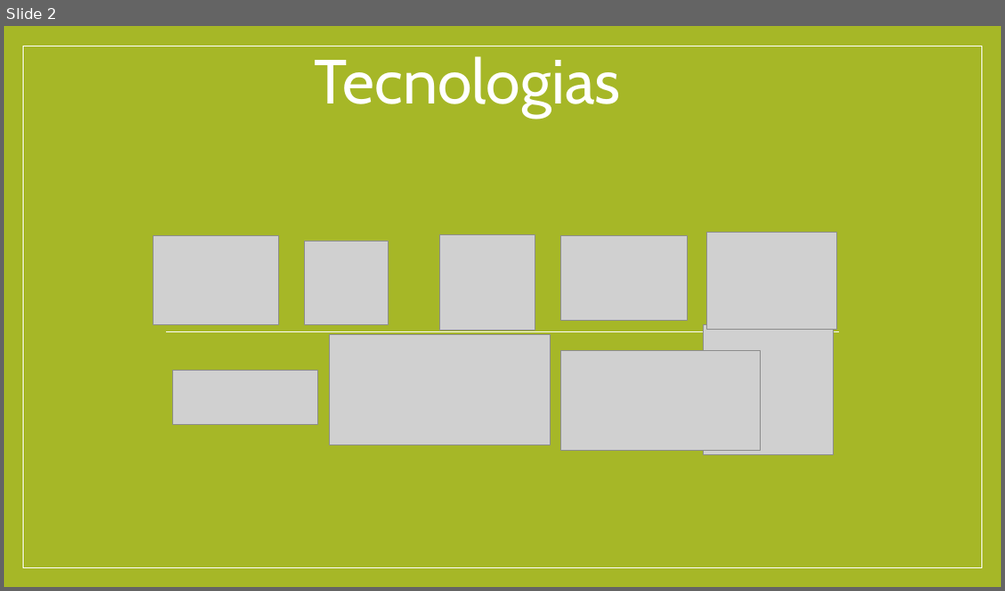
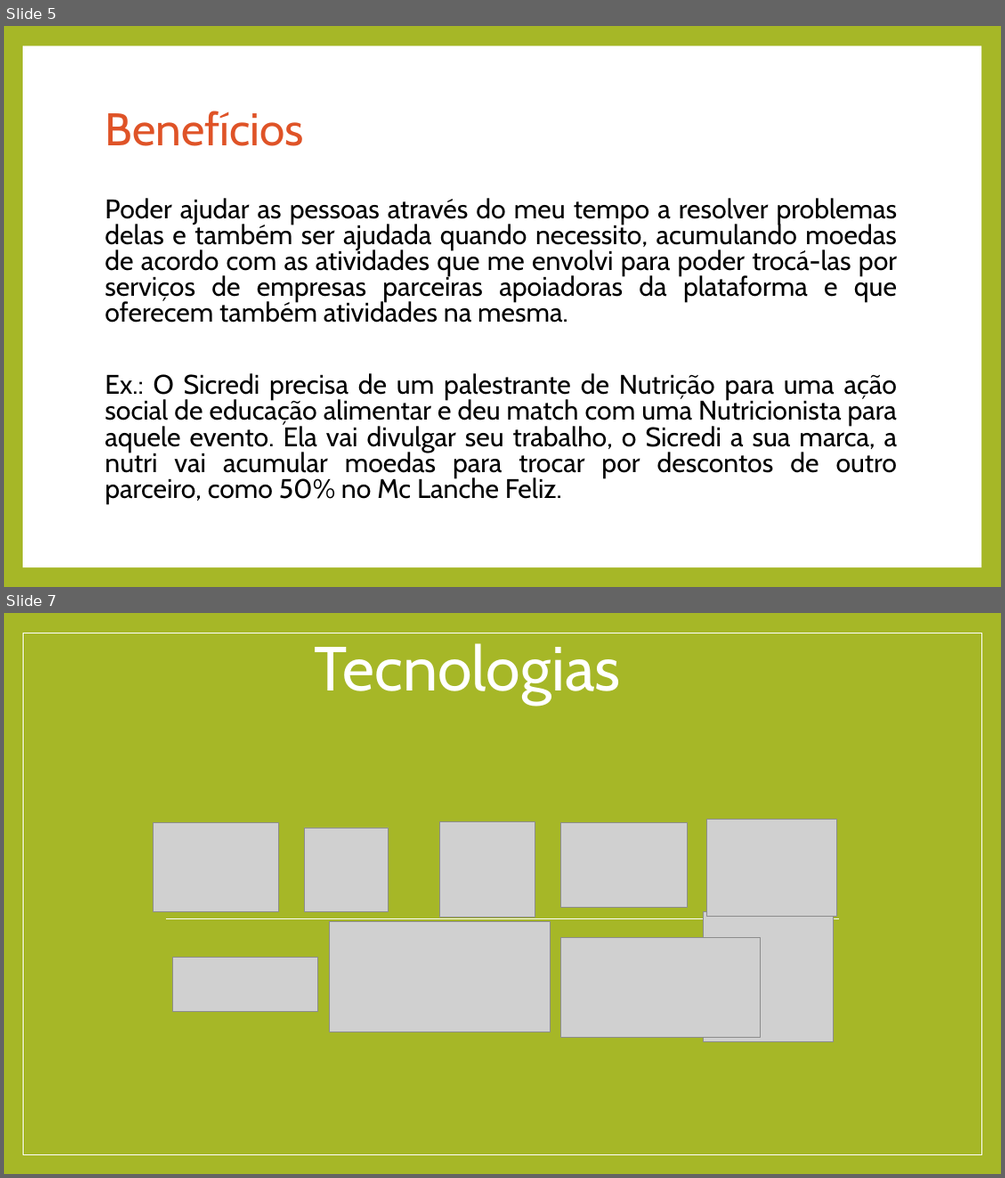
Before and after one commit to MateusPasqualini/Cardume, a slide deck: docsGerais/tec.pptx. Shown one above the other, each under a label of ours: slide 2 before the commit, slides 5 and 7 after it; the slides between them are not shown. The pictures are 1005x591 and 1005x1178 pixels, drawn with LibreOffice and Linux fonts; fonts in the diff are those of the drawing; grey boxes stand for pictures. Boxes give left, top, right and bottom in pixels: in the first picture for what was removed or moved away, otherwise in the second. Text is boxed around its words. In the diff, an @@ line names an element or a change of style, - is before the commit and + after.

```diff
--- a/docsGerais/tec.pptx
+++ b/docsGerais/tec.pptx
@@ slide 5 added at [4, 26, 1001, 587], background #A6B727 @@
@@ rectangle added at [23, 46, 981, 567], fill #FFFFFF @@
@@ title added at [105, 111, 303, 146], 44 pt, text #DF5327 @@
+Benefícios
@@ text added at [105, 198, 898, 504], 25.9 pt, text #000000 @@
+Poder ajudar as pessoas através do meu tempo a resolver problemas delas e também ser ajudada quando necessito, acumulando moedas de acordo com as atividades que me envolvi para poder trocá-las por serviços de empresas parceiras apoiadoras da plataforma e que oferecem também atividades na mesma.
+Ex.: O Sicredi precisa de um palestrante de Nutrição para uma ação social de educação alimentar e deu match com uma Nutricionista para aquele evento. Ela vai divulgar seu trabalho, o Sicredi a sua marca, a nutri vai acumular moedas para trocar por descontos de outro parceiro, como 50% no Mc Lanche Feliz.
@@ what was slide 2 is now slide 7 @@
```
Also in this commit, not shown: 5 other slides added, 1 slide removed, 8 other files.
